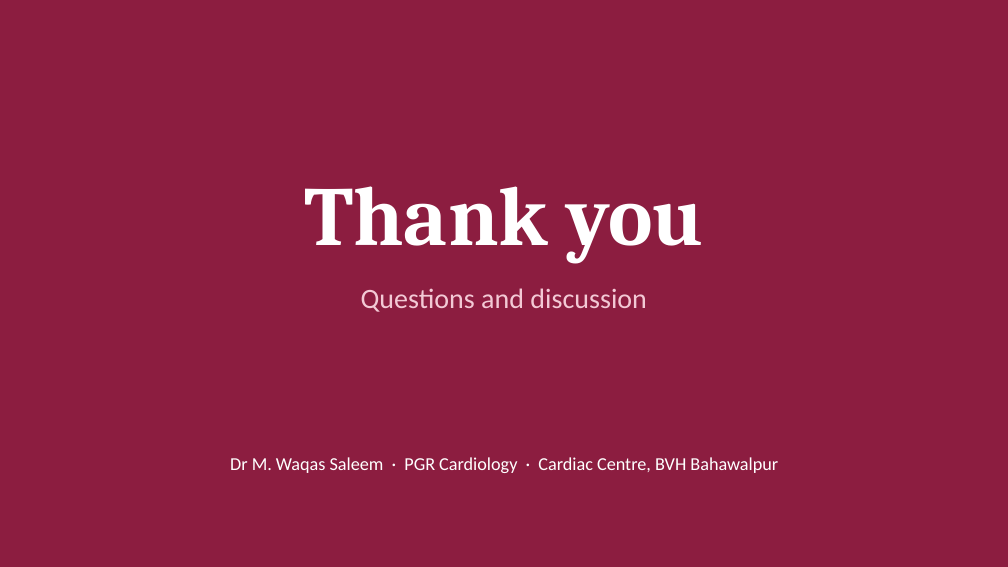
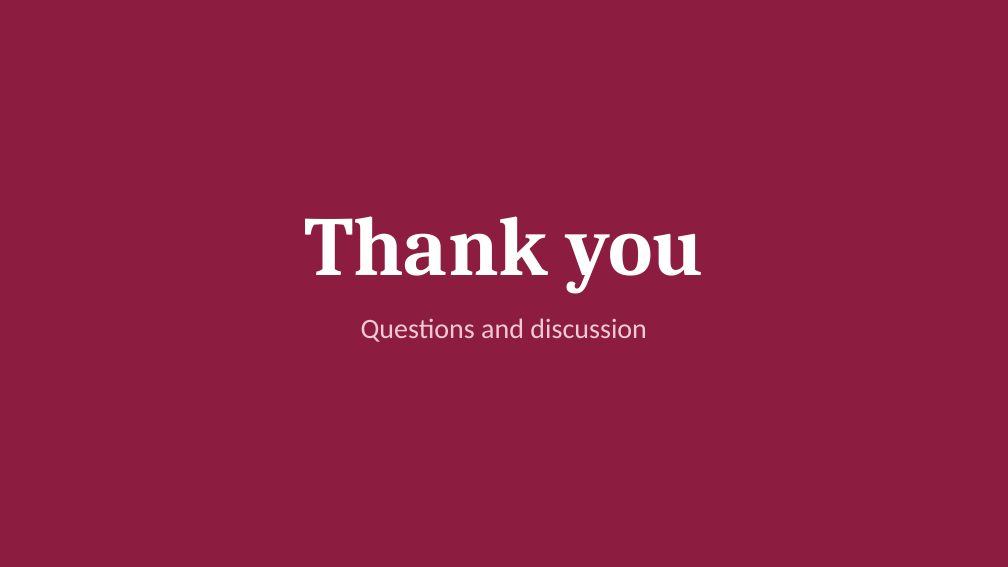
Before and after one commit to Waqar-msx9t/cs8630-A, a slide deck: slide 17 of presentations/NATURE_Trial_2026.pptx. Drawn at 1008x567 pixels with LibreOffice and Linux fonts; fonts in the diff are those of the drawing. Boxes give left, top, right and bottom in pixels: in the first picture for what was removed or moved away, otherwise in the second. Text is boxed around its words. In the diff, an @@ line names an element or a change of style, - is before the commit and + after.

```diff
--- a/presentations/NATURE_Trial_2026.pptx
+++ b/presentations/NATURE_Trial_2026.pptx
@@ text "Thank you": place and size @@
-text "Thank you" at (304, 186, 704, 263)
+text "Thank you" at (304, 216, 704, 293)
@@ text "Questions and discussion": place and size @@
-text "Questions and discussion" at (361, 288, 647, 312)
+text "Questions and discussion" at (361, 318, 647, 342)
@@ text removed at (230, 457, 778, 473) @@
-Dr M. Waqas Saleem · PGR Cardiology · Cardiac Centre, BVH Bahawalpur
```
Also in this commit, not shown: 2 other files.
